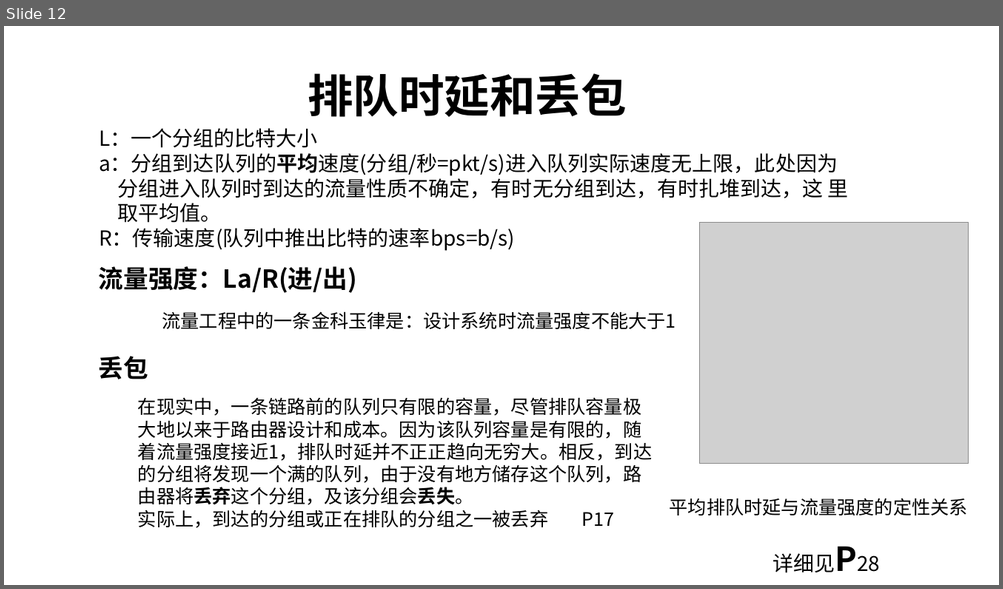
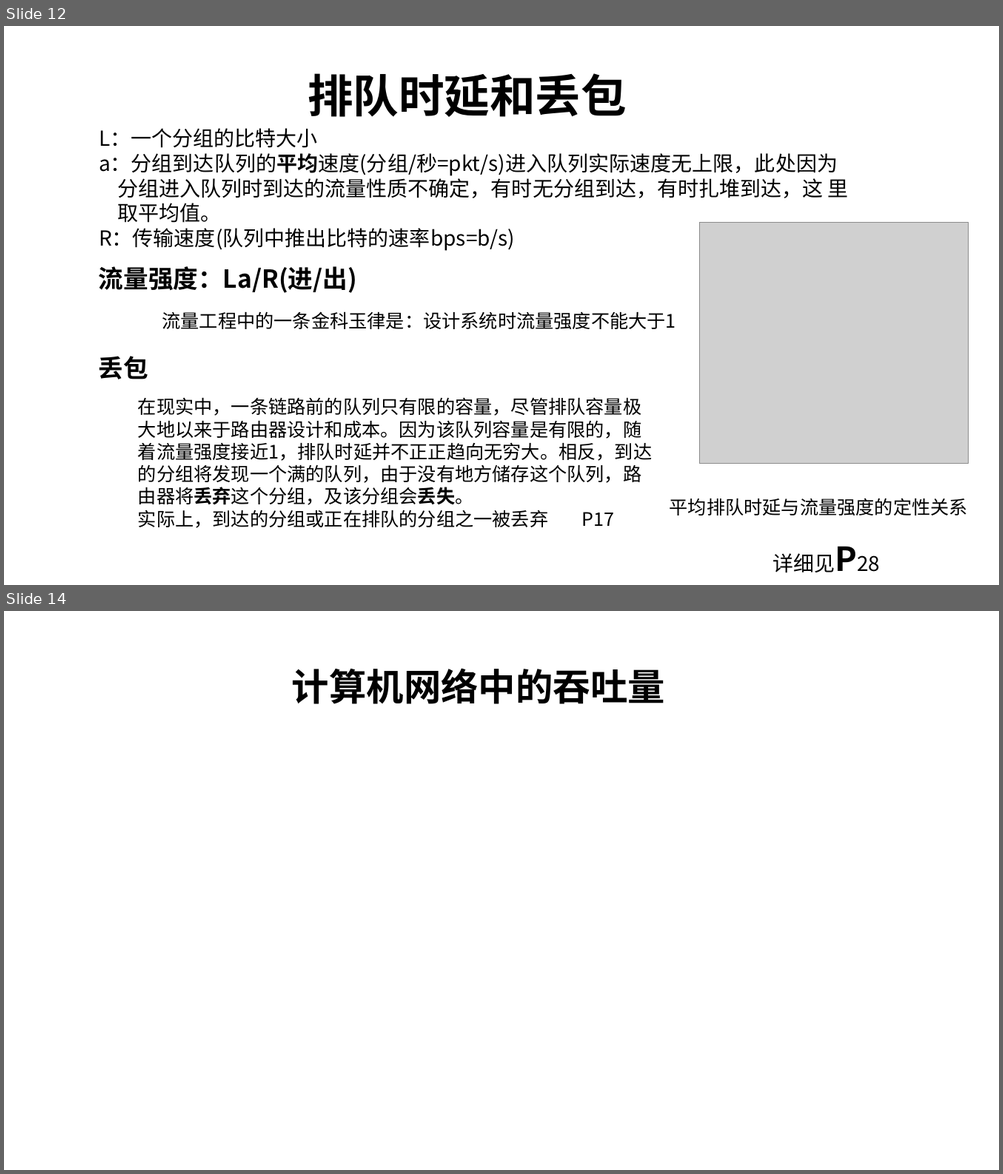
Before and after one commit to kuan525/Computer-Networking-A-top-down-Approach, a slide deck: 计算机网络和因特网.pptx. Shown one above the other, each under a label of ours: slide 12 before the commit, slides 12 and 14 after it; the slides between them are not shown. The pictures are 1003x589 and 1003x1174 pixels, drawn with LibreOffice and Linux fonts; fonts in the diff are those of the drawing; grey boxes stand for pictures. Boxes give left, top, right and bottom in pixels: in the first picture for what was removed or moved away, otherwise in the second. Text is boxed around its words. In the diff, an @@ line names an element or a change of style, - is before the commit and + after.

```diff
--- a/计算机网络和因特网.pptx
+++ b/计算机网络和因特网.pptx
@@ slide 14 added at (x1=4, y1=611, x2=999, y2=1170), background #FFFFFF @@
@@ text added at (x1=292, y1=668, x2=665, y2=704), 36 pt, text #000000, bold @@
+计算机网络中的吞吐量
```
Also in this commit, not shown: 1 other slide added, 1 slide removed.
